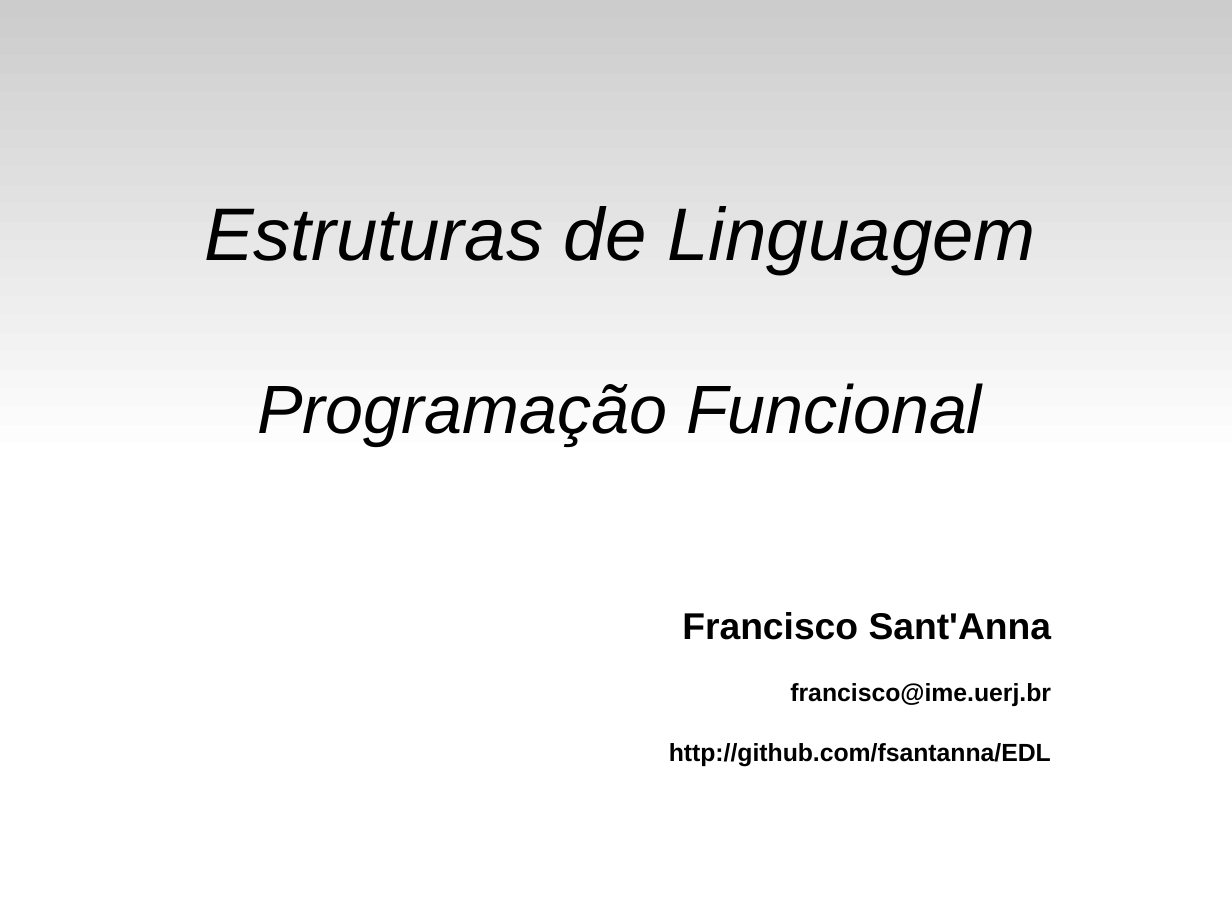
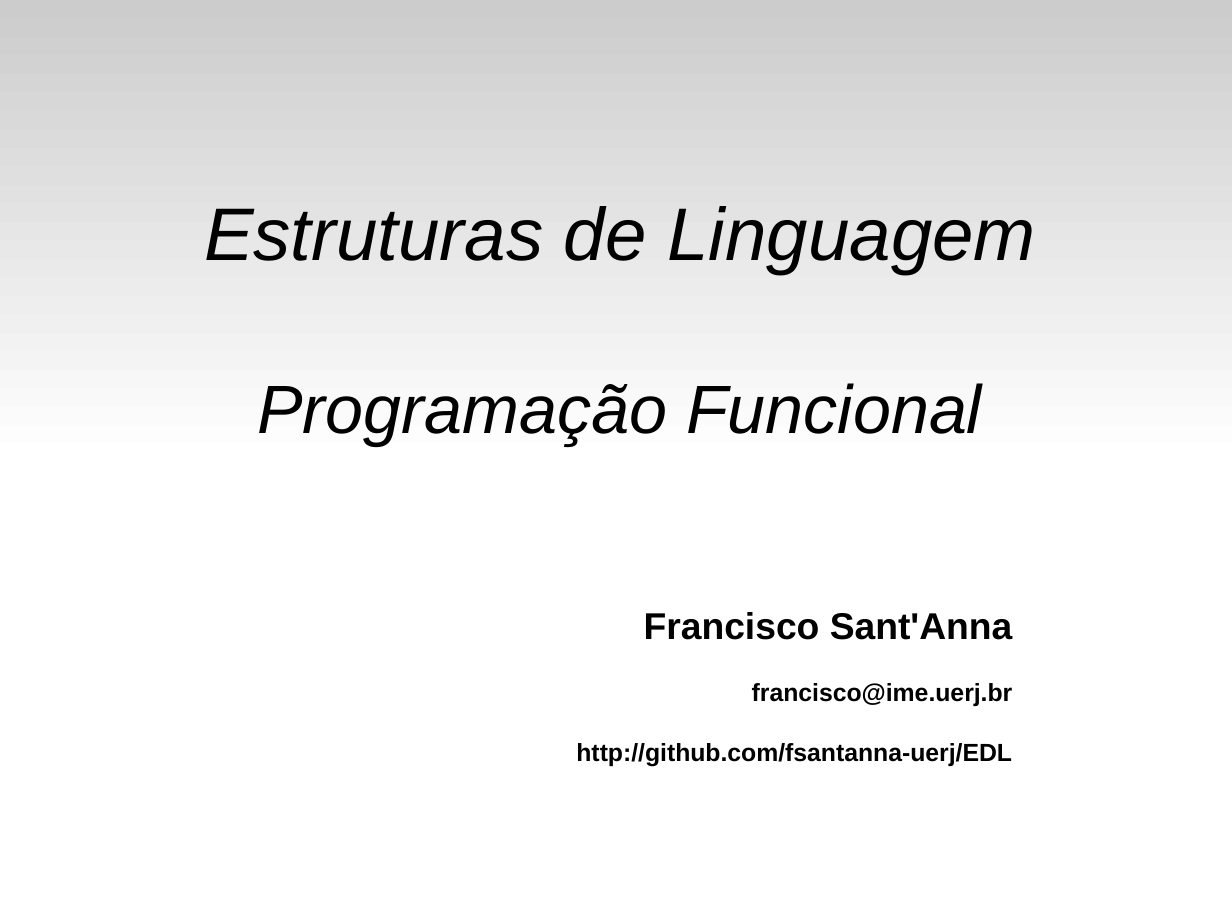
Before and after one commit to fsantanna-uerj/EDL, a slide deck: slide 1 of slides/edl-10-fun.odp. Drawn at 1232x924 pixels with LibreOffice and Linux fonts; fonts in the diff are those of the drawing. Boxes give left, top, right and bottom in pixels: in the first picture for what was removed or moved away, otherwise in the second. Text is boxed around its words. In the diff, an @@ line names an element or a change of style, - is before the commit and + after.

```diff
--- a/slides/edl-10-fun.odp
+++ b/slides/edl-10-fun.odp
@@ text "Francisco Sant'Anna": place and size @@
-text "Francisco Sant'Anna" at <box>669,612,1052,767</box>
+text "Francisco Sant'Anna" at <box>576,612,1013,767</box>
@@ text at <box>576,743,1012,767</box>: text changed @@
-http://github.com/fsantanna/EDL
+http://github.com/fsantanna-uerj/EDL
```
Also in this commit, not shown: 3 other files.
